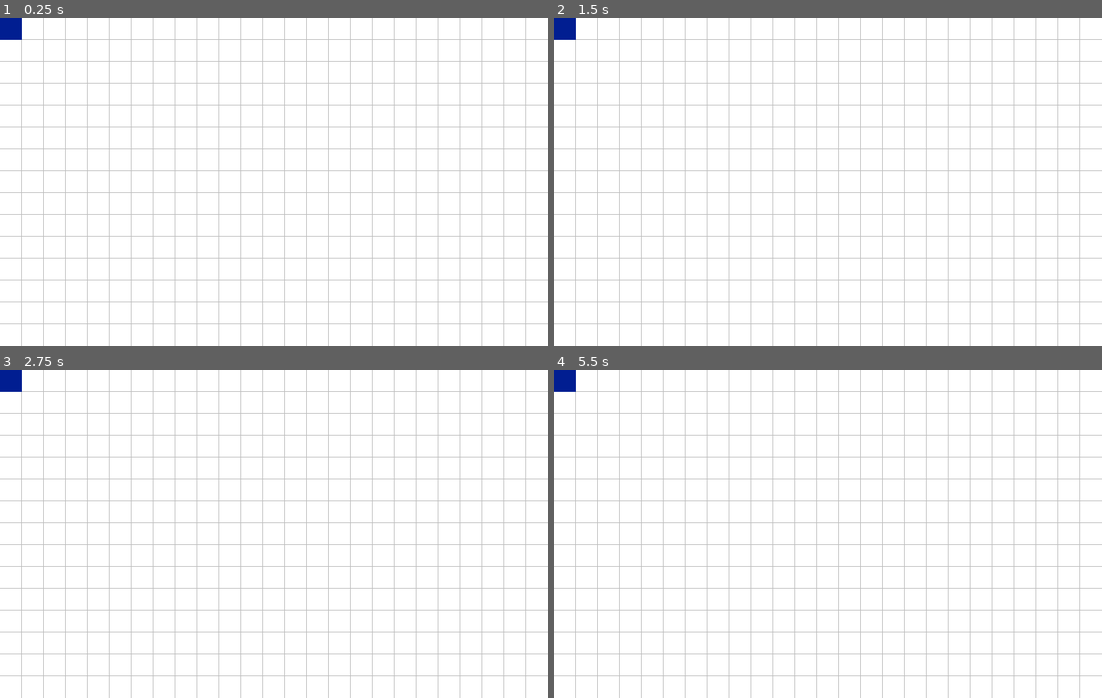
Above: before the commit, frames 1-4 (two rows, left to right).
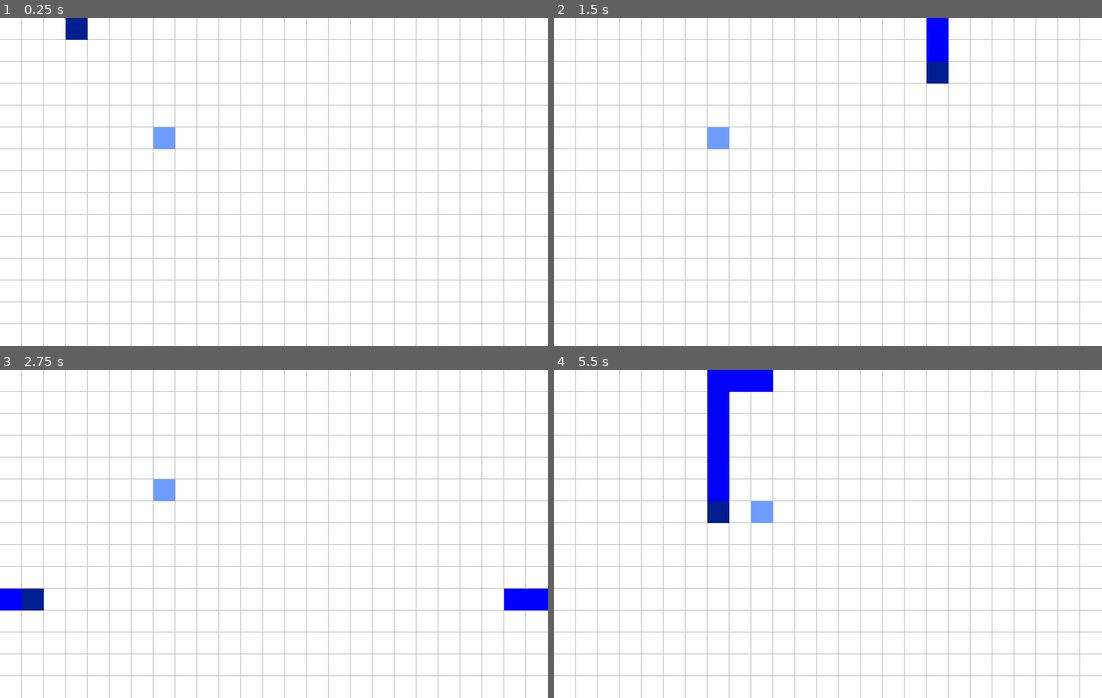
Above: after the commit, the same moments.

Repository: Shainwol/snake-game
Game: Godot game, scene res://scenes/world.tscn
The game is run twice, just before and just after one commit, with the same random seed, the same clock (stepped at 60 frames per second) and the same inputs. The project has no main scene, so this scene is started directly.
Inputs:
- Up to frame 1 (0.25 s): no input
- Up to frame 2 (1.5 s): hold Right (move_right, bound only after the commit) 0.53-1.28 s; hold Space (grow, bound only after the commit) 0.53-1.28 s; hold Down (move_down, bound only after the commit) from 1.28 s (still down); tap Space (grow, bound only after the commit) at 1.35 s
- Up to frame 3 (2.75 s): release Down (move_down, bound only after the commit) at 2.03 s; hold Right (move_right, bound only after the commit) from 2.03 s (still down); hold Space (grow, bound only after the commit) from 2.03 s (still down)
- Up to frame 4 (5.5 s): release Right (move_right, bound only after the commit) at 2.78 s; release Space (grow, bound only after the commit) at 2.78 s; hold Up (move_up, bound only after the commit) 2.78-3.53 s; tap Space (grow, bound only after the commit) at 2.85, 4.35 s; hold Space (grow, bound only after the commit) 3.53-4.28 s; hold Left (move_left, bound only after the commit) 3.53-5.03 s; hold Down (move_down, bound only after the commit) from 5.03 s (still down); hold Space (grow, bound only after the commit) from 5.03 s (still down)

The runs differ from the first frame. In frame 1, 0.8% of the frame differs, in the area x 0-32%, y 0-40%; in frame 2, 1.3%; in frame 3, 1.6%; in frame 4, 2.9%, in the area x 0-40%, y 0-47%.

Commit message:
Movement, food spawn and snake grow

Diff:
--- a/project.godot
+++ b/project.godot
@@ -17,6 +17,7 @@
 [autoload]
 
 Game="*uid://bws8s6f0j76a7"
+Utils="*uid://cg7utmu38gqy3"
 
 [display]
 
@@ -27,6 +28,38 @@
 window/stretch/mode="viewport"
 window/stretch/aspect="expand"
 
+[input]
+
+move_up={
+"deadzone": 0.2,
+"events": [Object(InputEventKey,"resource_local_to_scene":false,"resource_name":"","device":-1,"window_id":0,"alt_pressed":false,"shift_pressed":false,"ctrl_pressed":false,"meta_pressed":false,"pressed":false,"keycode":0,"physical_keycode":4194320,"key_label":0,"unicode":0,"location":0,"echo":false,"script":null)
+, Object(InputEventKey,"resource_local_to_scene":false,"resource_name":"","device":-1,"window_id":0,"alt_pressed":false,"shift_pressed":false,"ctrl_pressed":false,"meta_pressed":false,"pressed":false,"keycode":0,"physical_keycode":87,"key_label":0,"unicode":119,"location":0,"echo":false,"script":null)
+]
+}
+move_down={
+"deadzone": 0.2,
+"events": [Object(InputEventKey,"resource_local_to_scene":false,"resource_name":"","device":-1,"window_id":0,"alt_pressed":false,"shift_pressed":false,"ctrl_pressed":false,"meta_pressed":false,"pressed":false,"keycode":0,"physical_keycode":4194322,"key_label":0,"unicode":0,"location":0,"echo":false,"script":null)
+, Object(InputEventKey,"resource_local_to_scene":false,"resource_name":"","device":-1,"window_id":0,"alt_pressed":false,"shift_pressed":false,"ctrl_pressed":false,"meta_pressed":false,"pressed":false,"keycode":0,"physical_keycode":83,"key_label":0,"unicode":115,"location":0,"echo":false,"script":null)
+]
+}
+move_left={
+"deadzone": 0.2,
+"events": [Object(InputEventKey,"resource_local_to_scene":false,"resource_name":"","device":-1,"window_id":0,"alt_pressed":false,"shift_pressed":false,"ctrl_pressed":false,"meta_pressed":false,"pressed":false,"keycode":0,"physical_keycode":4194319,"key_label":0,"unicode":0,"location":0,"echo":false,"script":null)
+, Object(InputEventKey,"resource_local_to_scene":false,"resource_name":"","device":-1,"window_id":0,"alt_pressed":false,"shift_pressed":false,"ctrl_pressed":false,"meta_pressed":false,"pressed":false,"keycode":0,"physical_keycode":65,"key_label":0,"unicode":97,"location":0,"echo":false,"script":null)
+]
+}
+move_right={
+"deadzone": 0.2,
+"events": [Object(InputEventKey,"resource_local_to_scene":false,"resource_name":"","device":-1,"window_id":0,"alt_pressed":false,"shift_pressed":false,"ctrl_pressed":false,"meta_pressed":false,"pressed":false,"keycode":0,"physical_keycode":4194321,"key_label":0,"unicode":0,"location":0,"echo":false,"script":null)
+, Object(InputEventKey,"resource_local_to_scene":false,"resource_name":"","device":-1,"window_id":0,"alt_pressed":false,"shift_pressed":false,"ctrl_pressed":false,"meta_pressed":false,"pressed":false,"keycode":0,"physical_keycode":68,"key_label":0,"unicode":100,"location":0,"echo":false,"script":null)
+]
+}
+grow={
+"deadzone": 0.2,
+"events": [Object(InputEventKey,"resource_local_to_scene":false,"resource_name":"","device":-1,"window_id":0,"alt_pressed":false,"shift_pressed":false,"ctrl_pressed":false,"meta_pressed":false,"pressed":false,"keycode":0,"physical_keycode":32,"key_label":0,"unicode":32,"location":0,"echo":false,"script":null)
+]
+}
+
 [physics]
 
 3d/physics_engine="Jolt Physics"
--- a/scenes/world.tscn
+++ b/scenes/world.tscn
@@ -2,6 +2,7 @@
 
 [ext_resource type="Script" uid="uid://bsojegrf072d2" path="res://scripts/grid.gd" id="1_nnsk1"]
 [ext_resource type="Script" uid="uid://3g2cxy8e1ccx" path="res://scripts/snake.gd" id="2_rwgxs"]
+[ext_resource type="Script" uid="uid://c2cgi5thy65je" path="res://scripts/spawner_food.gd" id="3_4wyf3"]
 
 [node name="world" type="Node2D" unique_id=948366318]
 
@@ -9,4 +10,8 @@
 script = ExtResource("1_nnsk1")
 
 [node name="snake" type="Node2D" parent="." unique_id=1620538436]
+unique_name_in_owner = true
 script = ExtResource("2_rwgxs")
+
+[node name="spawner_food" type="Node2D" parent="." unique_id=221960735]
+script = ExtResource("3_4wyf3")
--- /dev/null
+++ b/scripts/food.gd
@@ -0,0 +1,8 @@
+class_name Food
+
+var position := Vector2()
+var size := Game.CELL_SIZE
+var color := Colors.BLUE_SKY
+
+func get_rect() -> Rect2:
+	return Rect2(position, size)
--- a/scripts/minisnake.gd
+++ b/scripts/minisnake.gd
@@ -1,8 +1,13 @@
 class_name Minisnake
 
-var curr_position := Vector2()
+var curr_position := Vector2() : set = _set_curr_position
+var prev_position := Vector2()
 var size := Vector2()
 var color := Color()
 
 func get_rect() -> Rect2:
 	return Rect2(curr_position, size)
+
+func _set_curr_position(new_position: Vector2) -> void:
+	prev_position = curr_position
+	curr_position = new_position
--- a/scripts/snake.gd
+++ b/scripts/snake.gd
@@ -1,16 +1,60 @@
-extends Node2D
+class_name Snake extends Node2D
 
 var head = Minisnake.new()
+var minisnakes := [] as Array[Minisnake]
+
+var curr_direction := Vector2.RIGHT
+var next_direction := Vector2.RIGHT
+
+var tween_move = Tween
+
 
 # Called when the node enters the scene tree for the first time.
 func _ready() -> void:
 	head.size = Game.CELL_SIZE
 	head.color = Colors.BLUE_DARK
+	minisnakes.push_front(head)
 
+	tween_move = create_tween().set_loops()
+	tween_move.tween_callback(move).set_delay(0.075)
 
 # Called every frame. 'delta' is the elapsed time since the previous frame.
 func _process(delta: float) -> void:
 	queue_redraw()
 
 func _draw() -> void:
-	draw_rect(head.get_rect(),head.color)
+	for minisnake in minisnakes:
+		draw_rect(minisnake.get_rect(),minisnake.color)
+
+func _input(event: InputEvent) -> void:
+	if event.is_action_pressed("move_left") and curr_direction != Vector2.RIGHT:
+		next_direction = Vector2.LEFT
+	if event.is_action_pressed("move_right") and curr_direction != Vector2.LEFT:
+		next_direction = Vector2.RIGHT
+	if event.is_action_pressed("move_up") and curr_direction != Vector2.DOWN:
+		next_direction = Vector2.UP
+	if event.is_action_pressed("move_down") and curr_direction != Vector2.UP:
+		next_direction = Vector2.DOWN
+
+	# for testing
+	if event.is_action_pressed("grow"): grow()
+
+func move() -> void:
+	curr_direction = next_direction
+	var next_position = head.curr_position + (curr_direction * Game.CELL_SIZE)
+	next_position.x = Utils.repeat(next_position.x, Game.GRID_SIZE.x)
+	next_position.y = Utils.repeat(next_position.y, Game.GRID_SIZE.y)
+	head.curr_position = next_position
+
+	# move other minisnakes
+	for i in range(1, minisnakes.size()):
+		minisnakes[i].curr_position = minisnakes[i-1].prev_position
+
+func grow() -> void:
+	var minisnake := Minisnake.new()
+	var last_minisnake := minisnakes.back() as Minisnake
+
+	minisnake.curr_position = last_minisnake.curr_position
+	minisnake.color = Colors.BLUE
+	minisnake.size = Game.CELL_SIZE
+	minisnakes.push_back(minisnake)
--- /dev/null
+++ b/scripts/spawner_food.gd
@@ -0,0 +1,36 @@
+extends Node2D
+
+var food := Food.new()
+
+@onready var snake := %snake as Snake
+
+func _ready() -> void:
+	spawn_food()
+
+func _process(delta: float) -> void:
+	queue_redraw()
+
+	# check collision between food and minisnakes
+	if food.get_rect().intersects(snake.head.get_rect()):
+		snake.grow()
+		spawn_food()
+
+func _draw() -> void:
+	draw_rect(food.get_rect(), food.color)
+
+func spawn_food() -> void:
+	var is_on_occupied_position = true
+
+	while is_on_occupied_position:
+		var random_position = Vector2()
+		random_position.x = randi_range(0, Game.GRID_SIZE.x - Game.CELL_SIZE.x)
+		random_position.y = randi_range(0, Game.GRID_SIZE.y - Game.CELL_SIZE.y)
+		food.position = random_position.snapped(Game.CELL_SIZE)
+
+		# check if position is occupied
+		for minisnake in snake.minisnakes:
+			if food.get_rect().intersects(minisnake.get_rect()):
+				is_on_occupied_position = true
+				break
+			else:
+				is_on_occupied_position = false
--- /dev/null
+++ b/scripts/utils.gd
@@ -0,0 +1,4 @@
+extends Node
+
+func repeat (value: float, lenght: float) -> float:
+	return fposmod (value, lenght)
Not shown, added: scripts/food.gd.uid
Not shown, added: scripts/spawner_food.gd.uid
Not shown, added: scripts/utils.gd.uid
